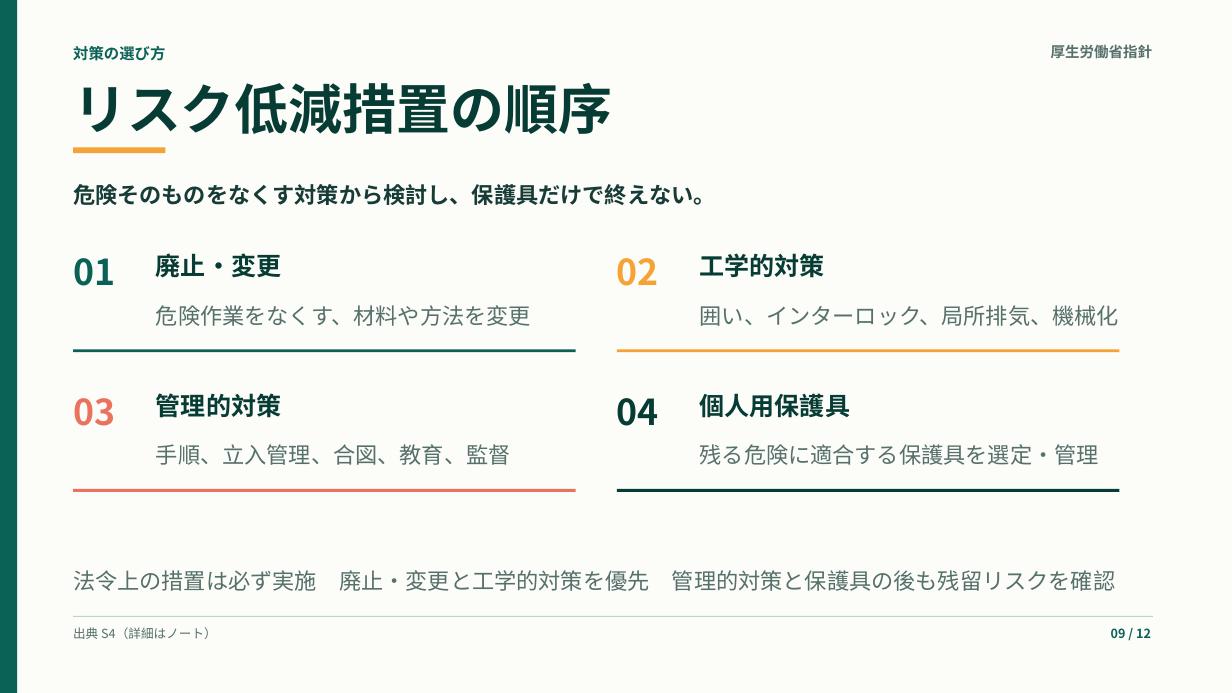
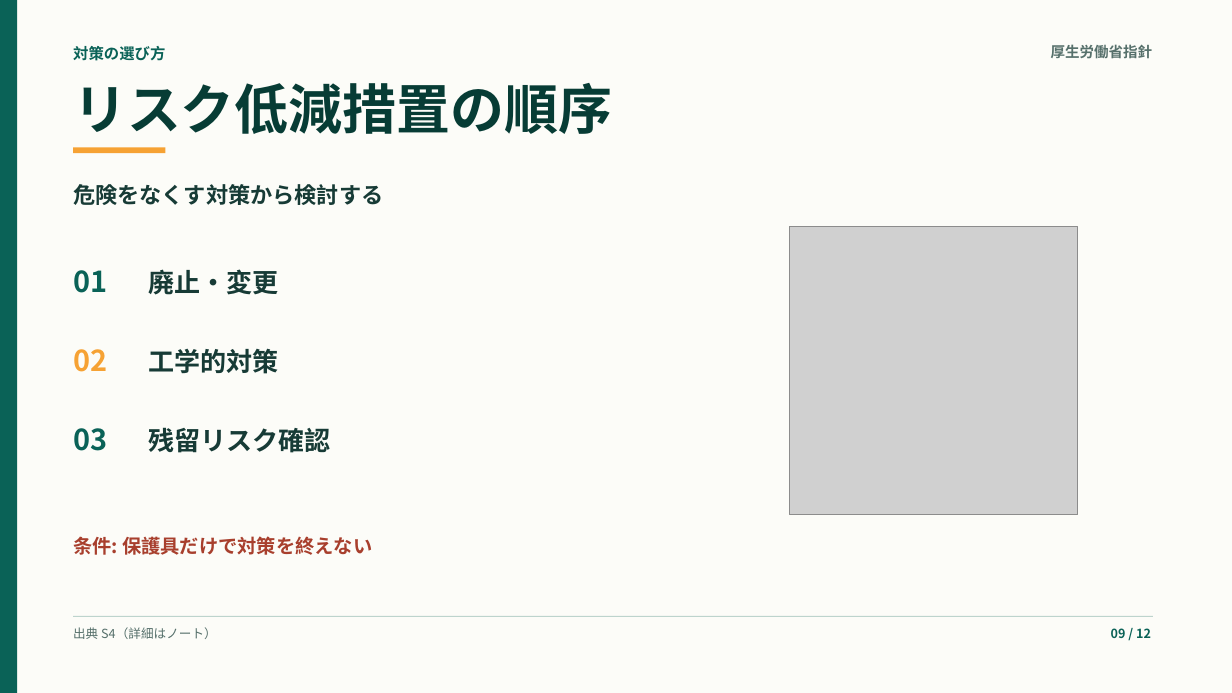
Before and after one commit to kameking-lab/safe-ai-site, a slide deck: slide 9 of web/public/training/safety-seminars/safety-management-basics-osh-law/downloads/safety-management-basics-osh-law-training.pptx. Drawn at 1232x693 pixels with LibreOffice and Linux fonts; fonts in the diff are those of the drawing; grey boxes stand for pictures. Boxes give left, top, right and bottom in pixels: in the first picture for what was removed or moved away, otherwise in the second. Text is boxed around its words. In the diff, an @@ line names an element or a change of style, - is before the commit and + after.

```diff
--- a/web/public/training/safety-seminars/safety-management-basics-osh-law/downloads/safety-management-basics-osh-law-training.pptx
+++ b/web/public/training/safety-seminars/safety-management-basics-osh-law/downloads/safety-management-basics-osh-law-training.pptx
@@ text at box(73, 184, 383, 205): text changed @@
-危険そのものをなくす対策から検討し、保護具だけで終えない。
+危険をなくす対策から検討する
@@ picture added at box(789, 226, 1078, 515) @@
@@ text "01": place and size @@
-text "01" at box(73, 258, 115, 286)
+text "01" at box(73, 270, 107, 293)
@@ text "01" at box(73, 270, 107, 293): size 27.8 to 22.5 pt @@
@@ text "廃止・変更": place and size @@
-text "廃止・変更" at box(156, 253, 281, 278)
+text "廃止・変更" at box(148, 269, 278, 295)
@@ text "廃止・変更" at box(148, 269, 278, 295): size 19.5 to 20.3 pt, text colour #073C35 to #173B36 @@
@@ text removed at box(156, 305, 531, 326) @@
-危険作業をなくす、材料や方法を変更
@@ text removed at box(700, 305, 1119, 326) @@
-囲い、インターロック、局所排気、機械化
@@ text "02" at box(73, 349, 107, 372): size 27.8 to 22.5 pt @@
@@ text "02": place and size @@
-text "02" at box(617, 258, 659, 286)
+text "02" at box(73, 349, 107, 372)
@@ rectangle removed at box(73, 349, 576, 352) @@
@@ text "工学的対策" at box(148, 348, 278, 374): size 19.5 to 20.3 pt, text colour #073C35 to #173B36 @@
@@ text "工学的対策": place and size @@
-text "工学的対策" at box(700, 253, 825, 278)
+text "工学的対策" at box(148, 348, 278, 374)
@@ rectangle removed at box(617, 349, 1120, 352) @@
@@ text "03": place and size @@
-text "03" at box(73, 398, 115, 426)
+text "03" at box(73, 428, 107, 451)
@@ text "03" at box(73, 428, 107, 451): size 27.8 to 22.5 pt, text colour #EA735F to #0A6257 @@
@@ text removed at box(156, 393, 281, 418) @@
-管理的対策
@@ text removed at box(617, 398, 659, 426) @@
-04
@@ text removed at box(700, 393, 850, 418) @@
-個人用保護具
@@ text added at box(148, 427, 330, 453), 20.3 pt, text #173B36, bold @@
+残留リスク確認
@@ text removed at box(156, 444, 511, 465) @@
-手順、立入管理、合図、教育、監督
@@ text removed at box(700, 444, 1099, 465) @@
-残る危険に適合する保護具を選定・管理
@@ rectangle removed at box(73, 489, 576, 492) @@
@@ rectangle removed at box(617, 489, 1120, 492) @@
@@ text added at box(73, 536, 372, 555), 15 pt, text #A83F2D, bold @@
+条件: 保護具だけで対策を終えない
@@ text removed at box(73, 570, 1115, 591) @@
-法令上の措置は必ず実施 廃止・変更と工学的対策を優先 管理的対策と保護具の後も残留リスクを確認
```
Also in this commit, not shown: 11 other slides changed, 14 other files.
